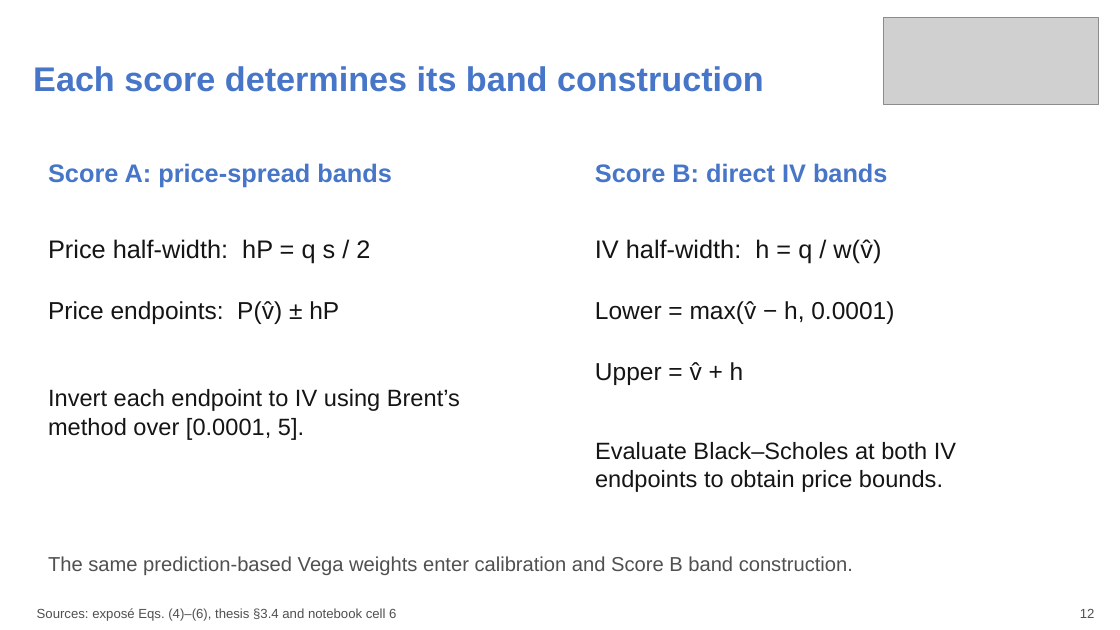
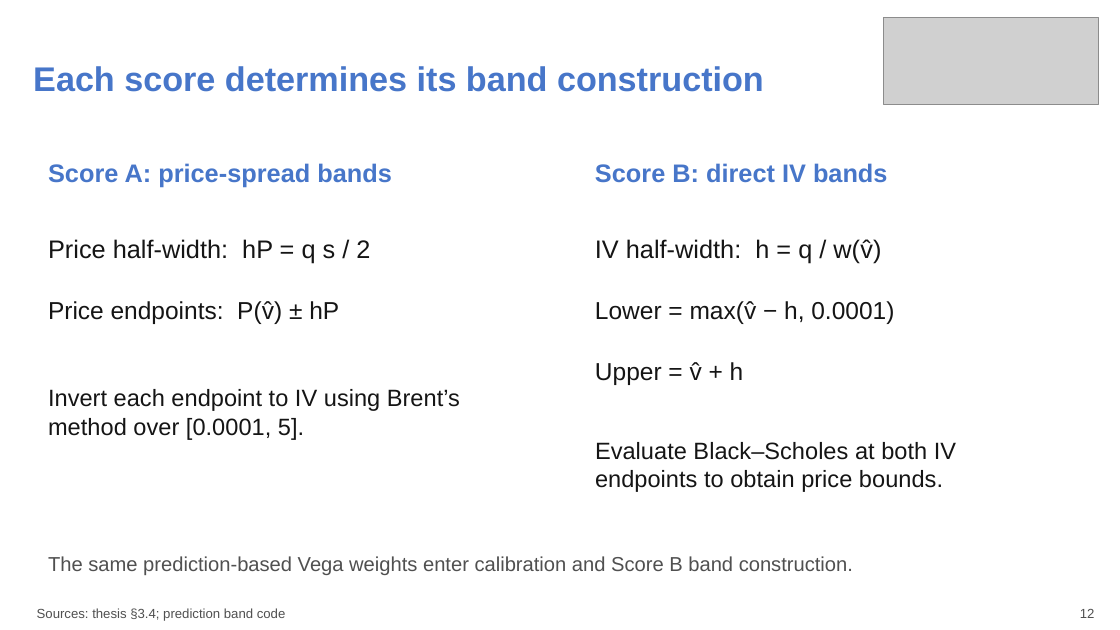
Before and after one commit to aniketnighot/conformal-prediction-thesis, a slide deck: slide 12 of presentations/thesis_defence_complete_verified.pptx. Drawn at 1120x630 pixels with LibreOffice and Linux fonts; fonts in the diff are those of the drawing; grey boxes stand for pictures. Boxes give left, top, right and bottom in pixels: in the first picture for what was removed or moved away, otherwise in the second. Text is boxed around its words. In the diff, an @@ line names an element or a change of style, - is before the commit and + after.

Commit message:
Update thesis defence presentation references and caveats

```diff
--- a/presentations/thesis_defence_complete_verified.pptx
+++ b/presentations/thesis_defence_complete_verified.pptx
@@ text at (x1=37, y1=608, x2=286, y2=621): text changed @@
-Sources: exposé Eqs. (4)–(6), thesis §3.4 and notebook cell 6
+Sources: thesis §3.4; prediction band code
```
Also in this commit, not shown: 28 other slides changed.
